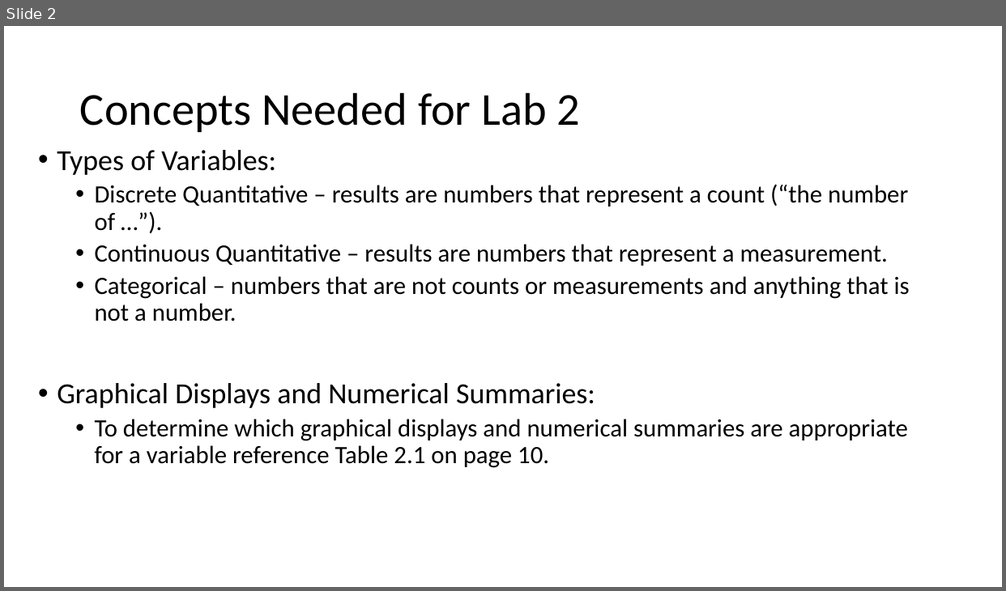
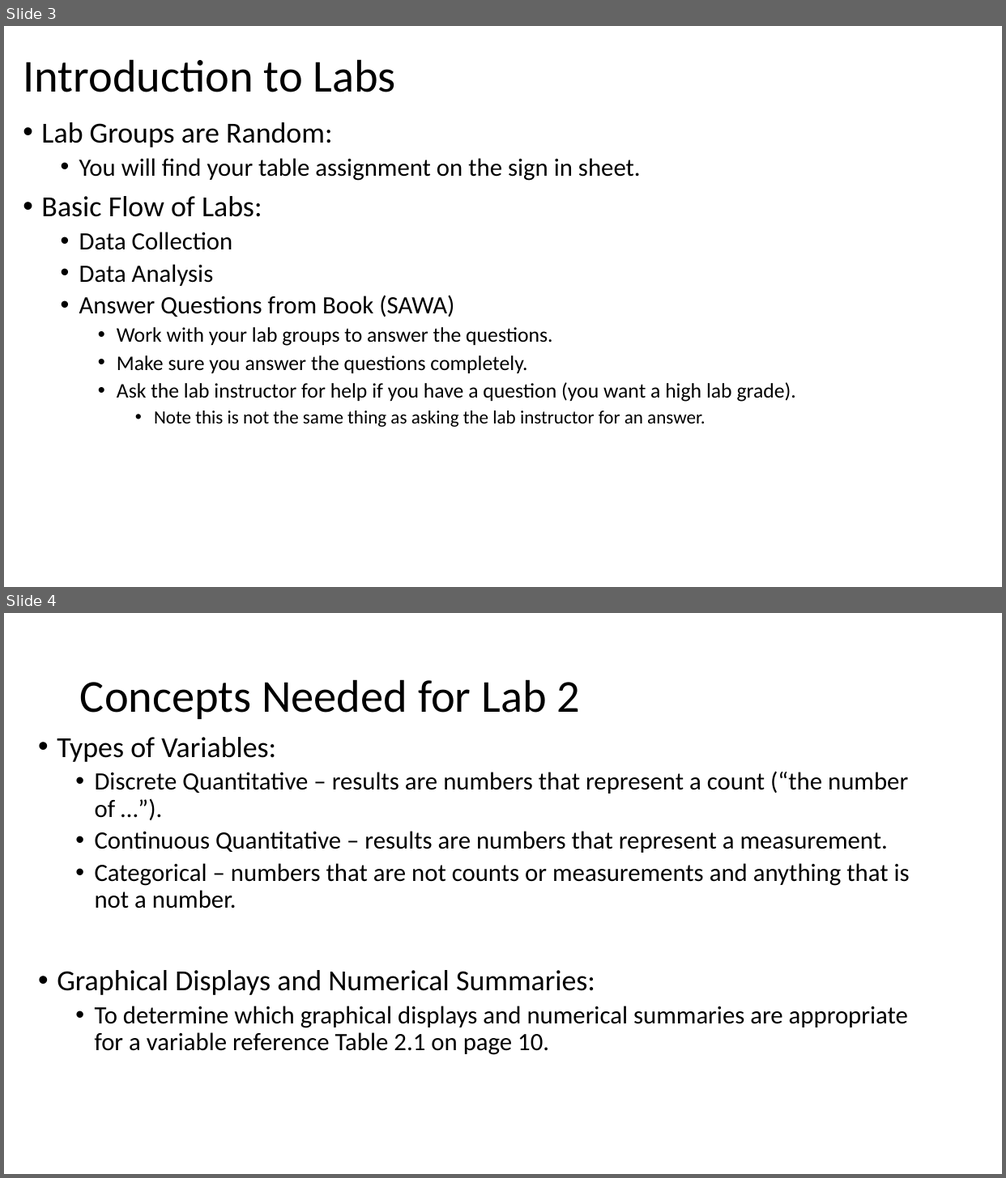
Before and after one commit to Shanlearning/Stat-201-teaching, a slide deck: Lab2/Lab 2.pptx. Shown one above the other, each under a label of ours: slide 2 before the commit, slides 3 and 4 after it. The pictures are 1006x591 and 1006x1178 pixels, drawn with LibreOffice and Linux fonts; fonts in the diff are those of the drawing. Boxes give left, top, right and bottom in pixels: in the first picture for what was removed or moved away, otherwise in the second. Text is boxed around its words. In the diff, an @@ line names an element or a change of style, - is before the commit and + after.

```diff
--- a/Lab2/Lab 2.pptx
+++ b/Lab2/Lab 2.pptx
@@ slide 3 added at (4, 26, 1002, 587), background #FFFFFF @@
@@ title added at (23, 59, 396, 92), 44 pt, text #000000 @@
+Introduction to Labs
@@ text added at (41, 122, 796, 427), 20 pt, text #000000 @@
+• Lab Groups are Random:
+  • You will find your table assignment on the sign in sheet.
+• Basic Flow of Labs:
+  • Data Collection
+  • Data Analysis
+  • Answer Questions from Book (SAWA)
+    • Work with your lab groups to answer the questions.
+    • Make sure you answer the questions completely.
+    • Ask the lab instructor for help if you have a question (you want a high lab grade).
+      • Note this is not the same thing as asking the lab instructor for an answer.
@@ what was slide 2 is now slide 4 @@
```
Also in this commit, not shown: 1 slide changed, 8 other slides added.
